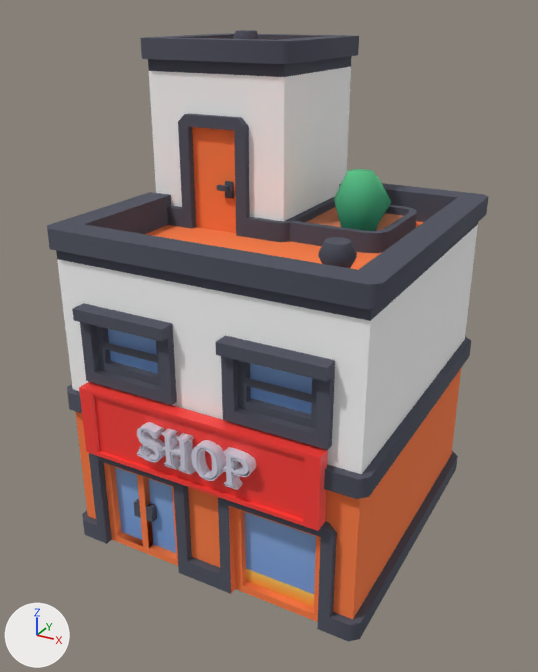
Before and after pictures for a commit that changed the glTF model public/models/shop_level1.glb.
Both versions are drawn from a camera (50 mm lens) standing at (0.919, -1.358, 1.35) and looking at (0.04, 0.241, 0.551). The lights are fixed; the arrows at lower left show +X, +Y and +Z. The first picture is the older version. Where no turn or scale is listed for an object, it has been applied to the vertices. Vertices at exactly the same position are counted once.

In view in the first picture: 'building-d', '文本', '立方体'.
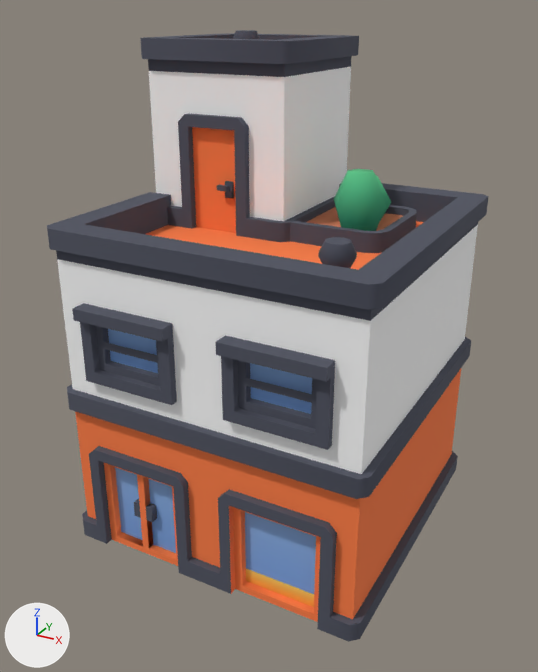
The newer file is also turned or shifted as a whole; pictures and numbers use the older file's frame.

Changed parts and their boxes (x1, y1, x2, y2) in the pictures (538 x 672 px):
'building-d', shading changed: (76, 378, 344, 556) in both
'立方体', deleted (red): before (79, 382, 328, 531)
'文本', deleted: before (137, 422, 256, 490)

The change in detail:
me_building_d has 635 vertices, 1086 faces and spans x -0.42..0.42, y -0.45..0.45, z 0.0..1.293.
me_building_d is used by ob_building_d; location (0.052, 0.306, 0.001).
me_building_d part 1: its shading normals changed.
Object '立方体' (ob_立方体) is deleted.
Object '文本' (ob_文本) is deleted.
